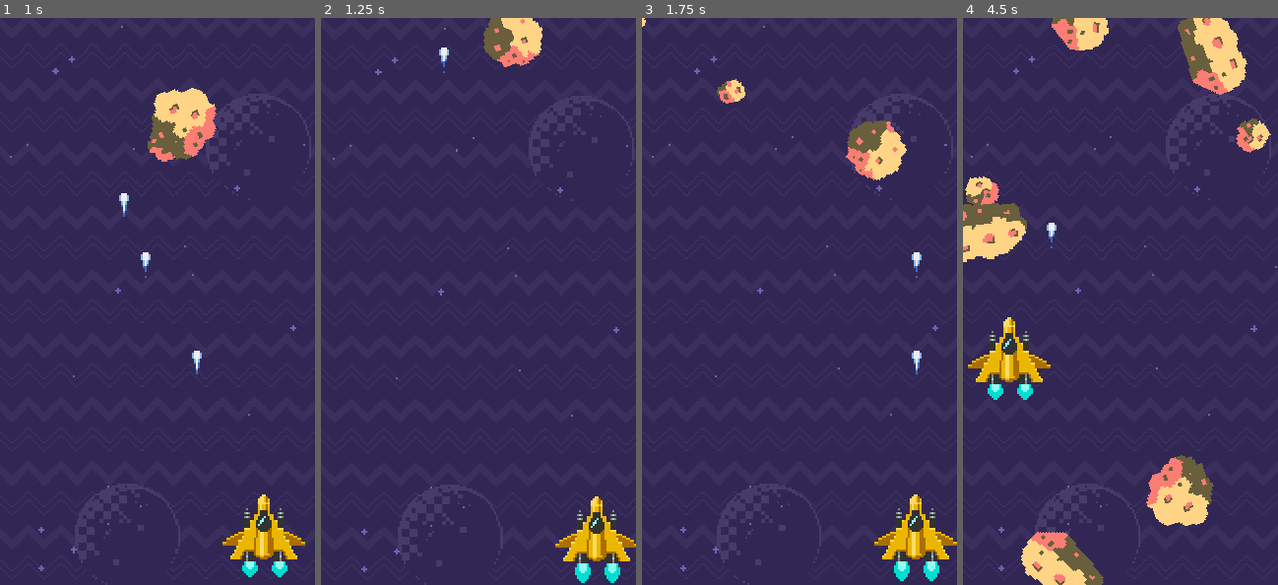
Above: before the commit, frames 1-4 (left to right).
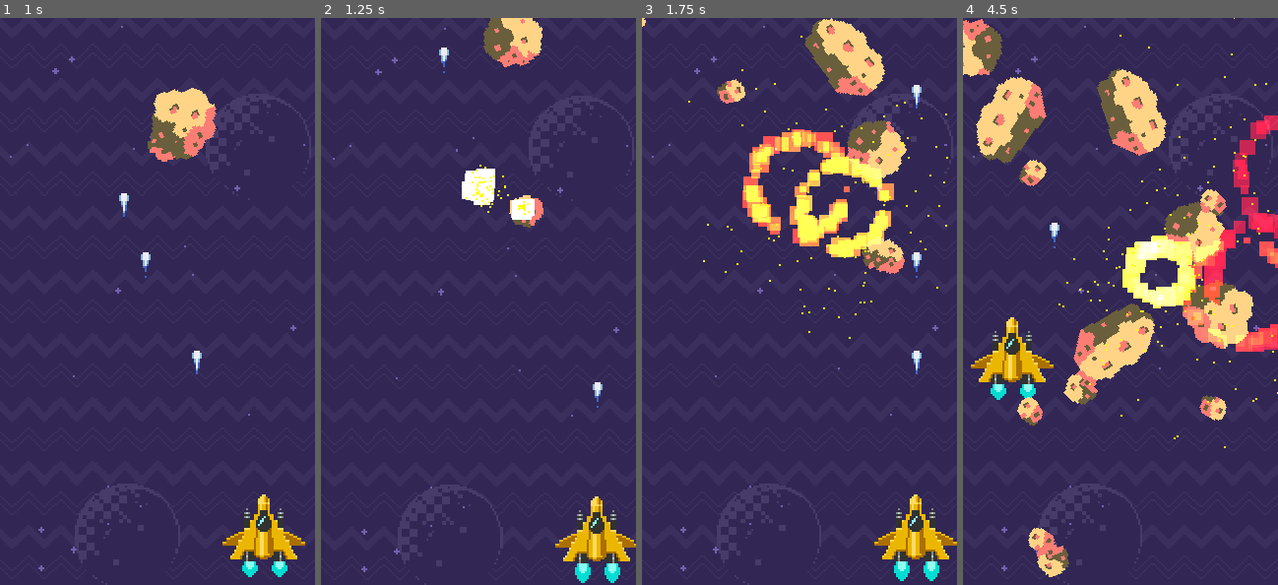
Above: after the commit, the same moments.

Repository: Clever-M/MeteorGameTutorial
Game: Godot game, scene res://scenes/game.tscn
Same seed, same stepped clock (60 frames per second), same inputs: the game is played once before the commit and once after it.
Inputs:
- Up to frame 1 (1 s): tap Enter (ui_accept) at 0.5, 0.6, 0.77 s; hold Right (ui_right) from 0.53 s (still down)
- Up to frame 2 (1.25 s): keep holding Right (ui_right); tap Enter (ui_accept) at 1.07 s
- Up to frame 3 (1.75 s): release Right (ui_right) at 1.28 s; hold Down (ui_down) from 1.28 s (still down); tap Enter (ui_accept) at 1.35, 1.52 s
- Up to frame 4 (4.5 s): tap Enter (ui_accept) at 1.82, 2.1, 2.85, 3.02, 3.32, 3.6, 3.77, 4.07, 4.35 s; release Down (ui_down) at 2.03 s; hold Right (ui_right) 2.03-2.78 s; hold Up (ui_up) 2.78-3.53 s; hold Left (ui_left) from 3.53 s (still down)

Frame 1 is identical in both runs. In frame 2, 1.2% of the frame differs, in the area x 44-90%, y 25-69%; in frame 3, 7.7%; in frame 4, 27%, in the area x 0-100%, y 0-100%.

Commit message:
make big meteors break into pieces when hit

Diff:
--- /dev/null
+++ b/scenes/explosion.tscn
@@ -0,0 +1,63 @@
+[gd_scene load_steps=7 format=2]
+
+[sub_resource type="GDScript" id=4]
+script/source = "extends Node2D
+
+func _ready():
+	$particles.emitting = true
+	$sparkles.emitting = true
+
+func _process(delta):
+	if not $particles.emitting and not $sparkles.emitting:
+		queue_free()
+"
+
+[sub_resource type="CanvasItemMaterial" id=5]
+blend_mode = 1
+
+[sub_resource type="Gradient" id=1]
+offsets = PoolRealArray( 0, 0.31677, 0.658385, 1 )
+colors = PoolColorArray( 1, 1, 1, 1, 1, 1, 0, 1, 1, 0, 0, 1, 1, 0, 0, 0 )
+
+[sub_resource type="GradientTexture" id=2]
+gradient = SubResource( 1 )
+
+[sub_resource type="ParticlesMaterial" id=3]
+flag_disable_z = true
+spread = 180.0
+gravity = Vector3( 0, 0, 0 )
+initial_velocity = 50.56
+orbit_velocity = 0.0
+orbit_velocity_random = 0.0
+damping = 28.42
+scale = 10.0
+scale_random = 0.8
+color_ramp = SubResource( 2 )
+
+[sub_resource type="ParticlesMaterial" id=6]
+flag_disable_z = true
+spread = 180.0
+gravity = Vector3( 0, 0, 0 )
+initial_velocity = 147.06
+initial_velocity_random = 0.77
+orbit_velocity = 0.0
+orbit_velocity_random = 0.0
+color = Color( 1, 1, 0, 1 )
+
+[node name="explosion" type="Node2D"]
+script = SubResource( 4 )
+
+[node name="particles" type="Particles2D" parent="."]
+material = SubResource( 5 )
+emitting = false
+amount = 50
+one_shot = true
+explosiveness = 0.91
+process_material = SubResource( 3 )
+
+[node name="sparkles" type="Particles2D" parent="."]
+emitting = false
+amount = 50
+one_shot = true
+explosiveness = 0.91
+process_material = SubResource( 6 )
--- a/scripts/asteroid.gd
+++ b/scripts/asteroid.gd
@@ -3,13 +3,16 @@
 var chosen = 0
 onready var velY = rand_range(30, 200)
 onready var velX = rand_range(-60, 60)
+
+signal destroyed
 # Called when the node enters the scene tree for the first time.
 func _ready():
 	randomize()
 	for a in $asteroids.get_children():
 		a.visible = false
+	if not chosen:
+		chosen = (randi() % $asteroids.get_child_count()) + 1
 
-	chosen = (randi() % $asteroids.get_child_count()) + 1
 	var node = get_node("asteroids/Asteroid-" + str(chosen))
 	node.visible = true
 	$area/shape.shape.radius = node.texture.get_width() / 2
@@ -22,8 +25,9 @@
 	if global_position.x < -20:
 		global_position.x = 200
 	if global_position.y > 300:
-		queue_free()
+		global_position.y = -60
 
 func _on_area_area_entered(area):
 	get_tree().call_group('camera', 'shake', 1)
+	emit_signal("destroyed", self)
 	queue_free()
--- a/scripts/enemies.gd
+++ b/scripts/enemies.gd
@@ -1,6 +1,7 @@
 extends Node2D
 
 const PRE_ASTEROID =  preload("res://scenes/asteroid.tscn")
+const PRE_EXPLOSION = preload("res://scenes/explosion.tscn")
 
 export(NodePath) var ship
 
@@ -13,10 +14,27 @@
 
 
 func _on_spawn_timer_timeout():
-	var asteroid = PRE_ASTEROID.instance()
+	var asteroid =  create_asteroid()
 	add_child(asteroid)
 	asteroid.global_position = Vector2(rand_range(40, 120), -60)
 
 func restartTimer():
 	$spawn_timer.wait_time = rand_range(.05, 1)
 	$spawn_timer.start()
+
+func on_asteroid_destroyed(asteroid):
+	if(asteroid.chosen  >= 3):
+		for i in range(randi() % 3 + 1):
+			var new_asteroid =  create_asteroid()
+			new_asteroid.chosen = (randi() % 2) + 1
+			add_child(new_asteroid)
+			new_asteroid.global_position = asteroid.global_position
+
+	var explosion = PRE_EXPLOSION.instance()
+	add_child(explosion)
+	explosion.global_position = asteroid.global_position
+
+func create_asteroid():
+	var asteroid = PRE_ASTEROID.instance()
+	asteroid.connect("destroyed", self, "on_asteroid_destroyed")
+	return asteroid
--- a/scripts/spaceship.gd
+++ b/scripts/spaceship.gd
@@ -26,7 +26,7 @@
 		dirY += 1
 
 	if Input.is_action_just_pressed("ui_accept"):
-		if(get_tree().get_nodes_in_group('lasers').size() < 3):
+		if(get_tree().get_nodes_in_group('lasers').size() < 7):
 			var laser = PRE_LASER.instance()
 			lasers.add_child(laser)
 			laser.global_position = $blaster.global_position
